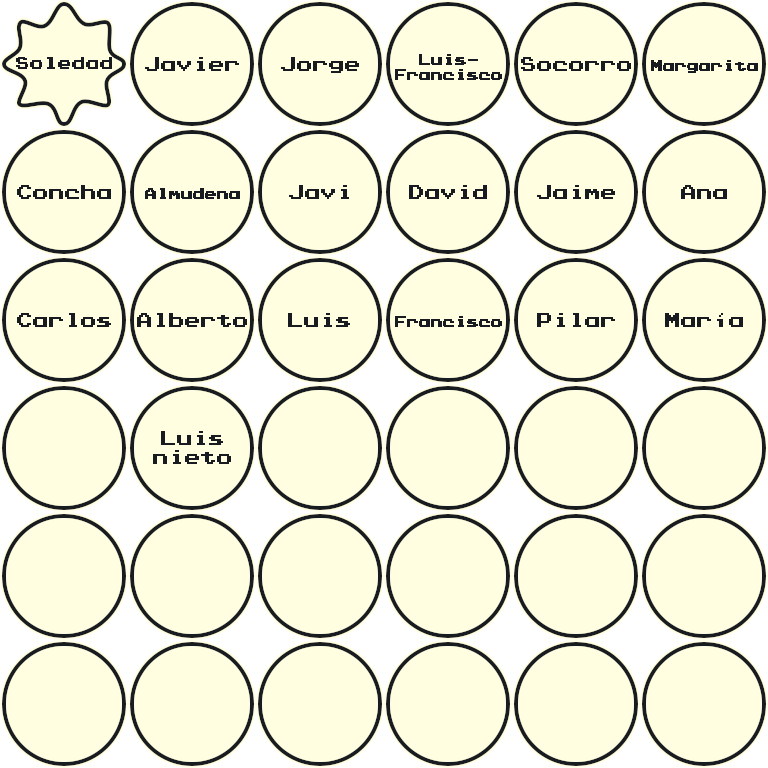
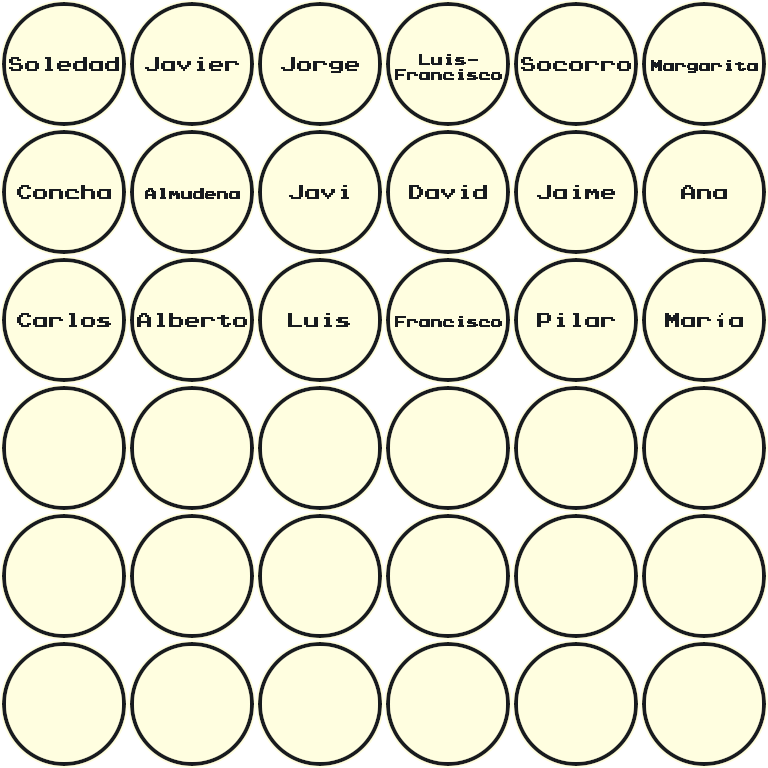
Layer changes from the first 768x768 image to the second:
removed layer "Luis nieto" over bbox(153, 431, 231, 464)
painted on "Soledad" over bbox(9, 57, 119, 71)
renamed "Estrella" to "Elipse 2", showed it, painted on it over bbox(2, 2, 126, 126)
removed layer "Estrella borde" from group "Circulo" over bbox(2, 2, 126, 126)
removed layer "Estrella fondo" from group "Circulo" over bbox(0, 0, 128, 128)
added layer "Elipse 1" (35th of 36, in "Circulos" › "Circulo") in group "Circulo" over bbox(0, 0, 128, 128)
